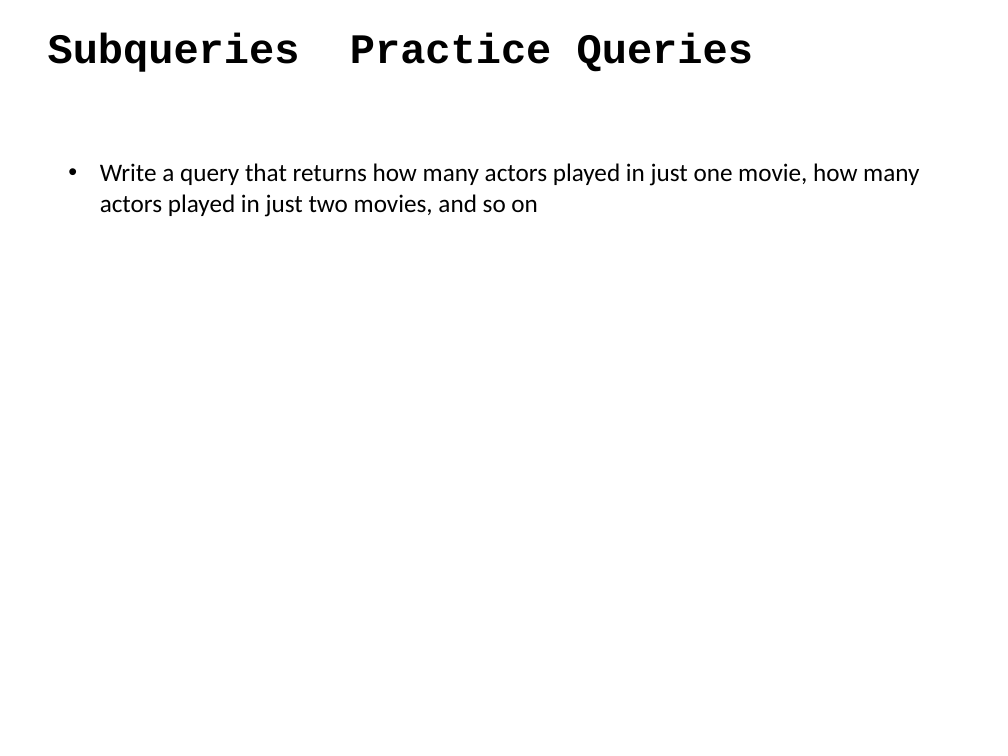
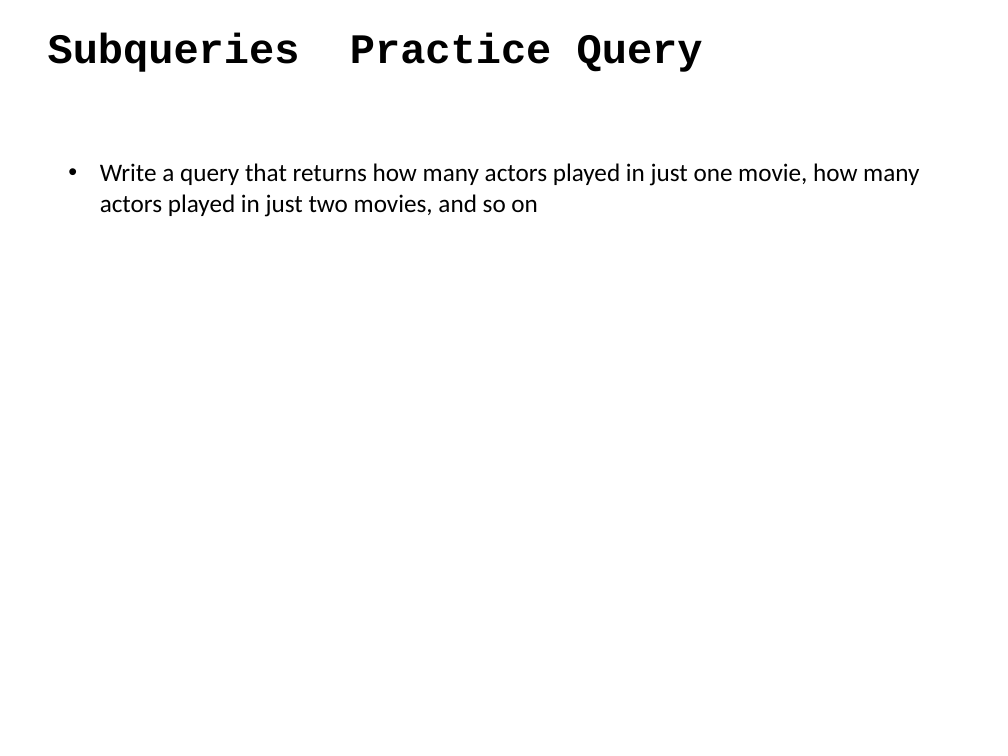
Before and after one commit to ipeirotis/introduction-to-databases, a slide deck: slide 76 of C-SQL.pptx (slide 75 before the commit). Drawn at 1008x756 pixels with LibreOffice and Linux fonts; fonts in the diff are those of the drawing. Boxes give left, top, right and bottom in pixels: in the first picture for what was removed or moved away, otherwise in the second. Text is boxed around its words. In the diff, an @@ line names an element or a change of style, - is before the commit and + after.

```diff
--- a/C-SQL.pptx
+++ b/C-SQL.pptx
@@ text at (48,32,703,72): text changed @@
-Subqueries Practice Queries
+Subqueries Practice Query
```
Also in this commit, not shown: 8 other slides changed, 2 slides added, 1 slide removed.
